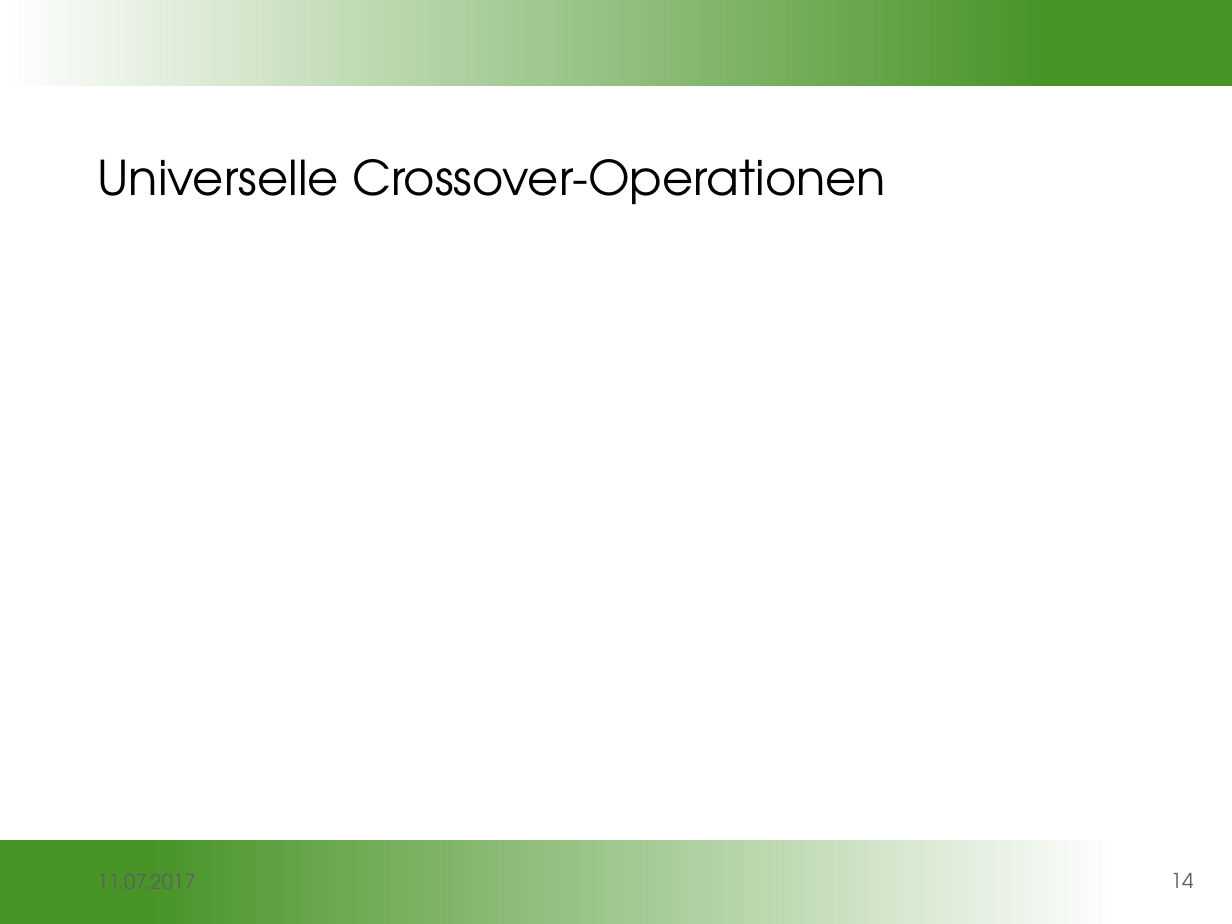
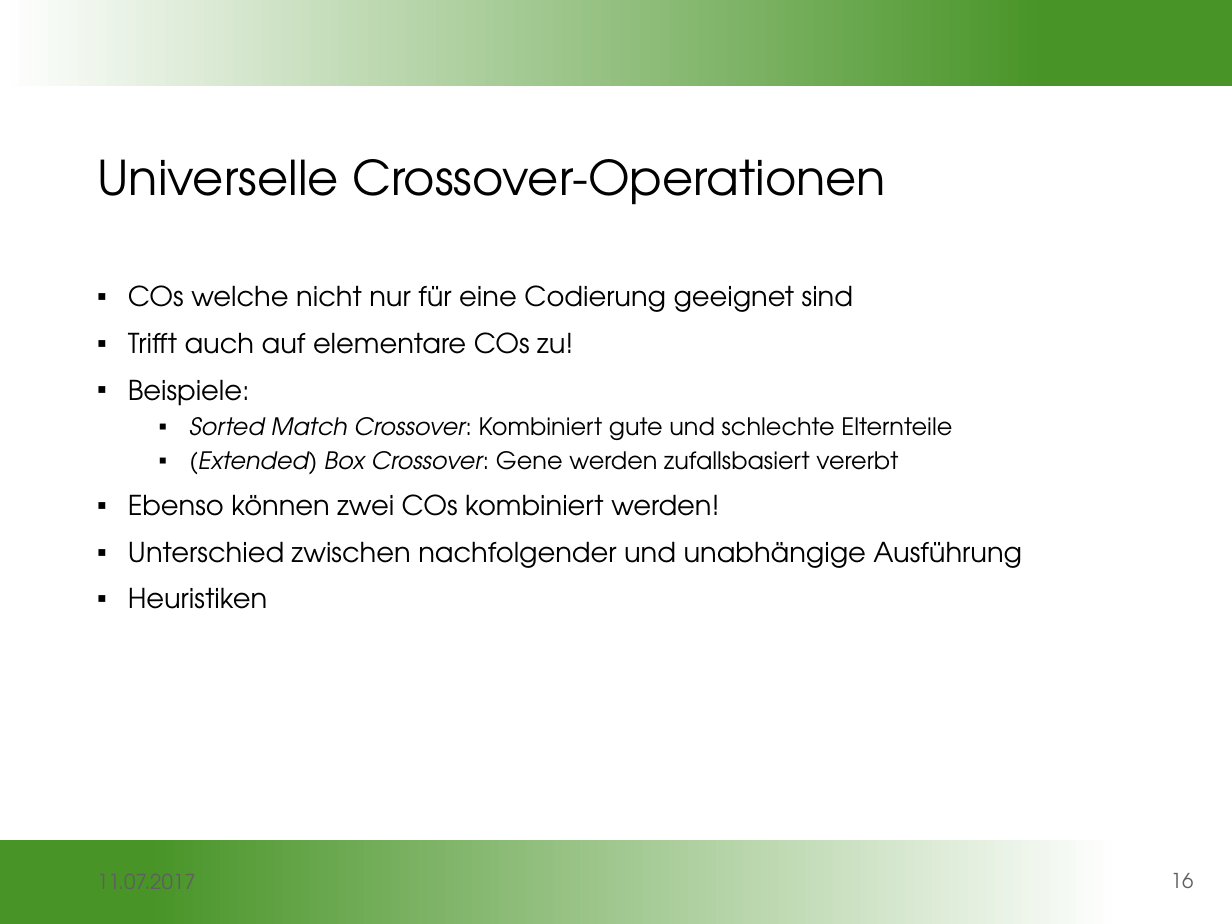
Before and after one commit to gobo7793/OC-Seminar, a slide deck: slide 16 of Vortragsfolien.pptx (slide 14 before the commit). Drawn at 1232x924 pixels with LibreOffice and Linux fonts; fonts in the diff are those of the drawing; background and template pictures are left out. Boxes give left, top, right and bottom in pixels: in the first picture for what was removed or moved away, otherwise in the second. Text is boxed around its words. In the diff, an @@ line names an element or a change of style, - is before the commit and + after.

```diff
--- a/Vortragsfolien.pptx
+++ b/Vortragsfolien.pptx
@@ text added at box(128, 285, 1022, 609), 16 pt, text #000000 @@
+▪ COs welche nicht nur für eine Codierung geeignet sind
+▪ Trifft auch auf elementare COs zu!
+▪ Beispiele:
+  ▪ Sorted Match Crossover: Kombiniert gute und schlechte Elternteile
+  ▪ (Extended) Box Crossover: Gene werden zufallsbasiert vererbt
+▪ Ebenso können zwei COs kombiniert werden!
+▪ Unterschied zwischen nachfolgender und unabhängige Ausführung
+▪ Heuristiken
@@ page number at box(1171, 873, 1194, 888): text changed @@
-14
+16
```
Also in this commit, not shown: 11 other slides changed.
